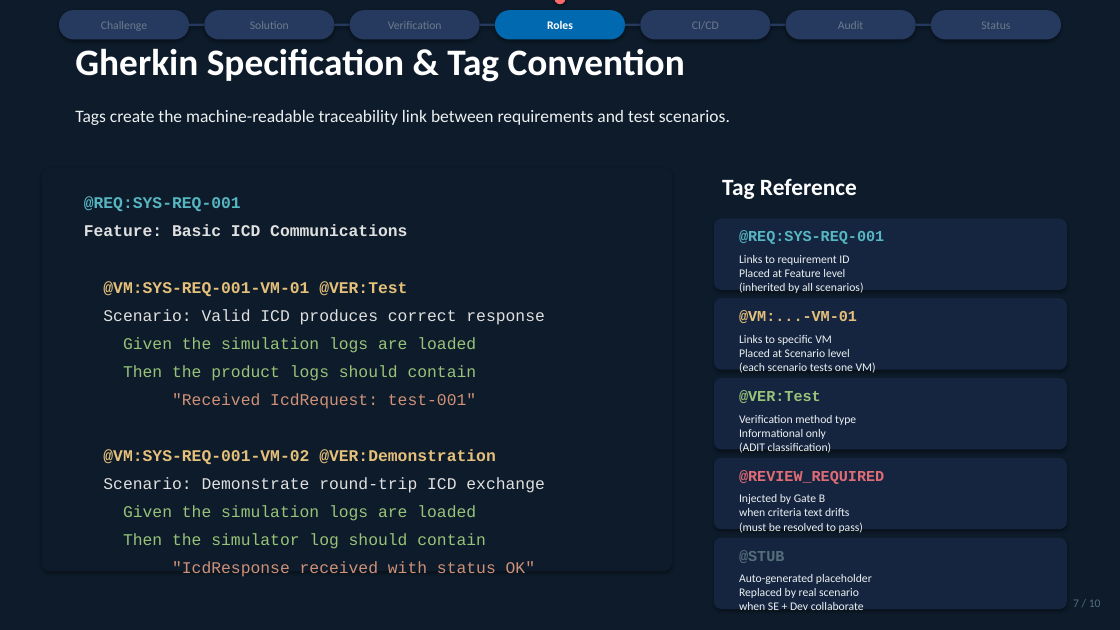
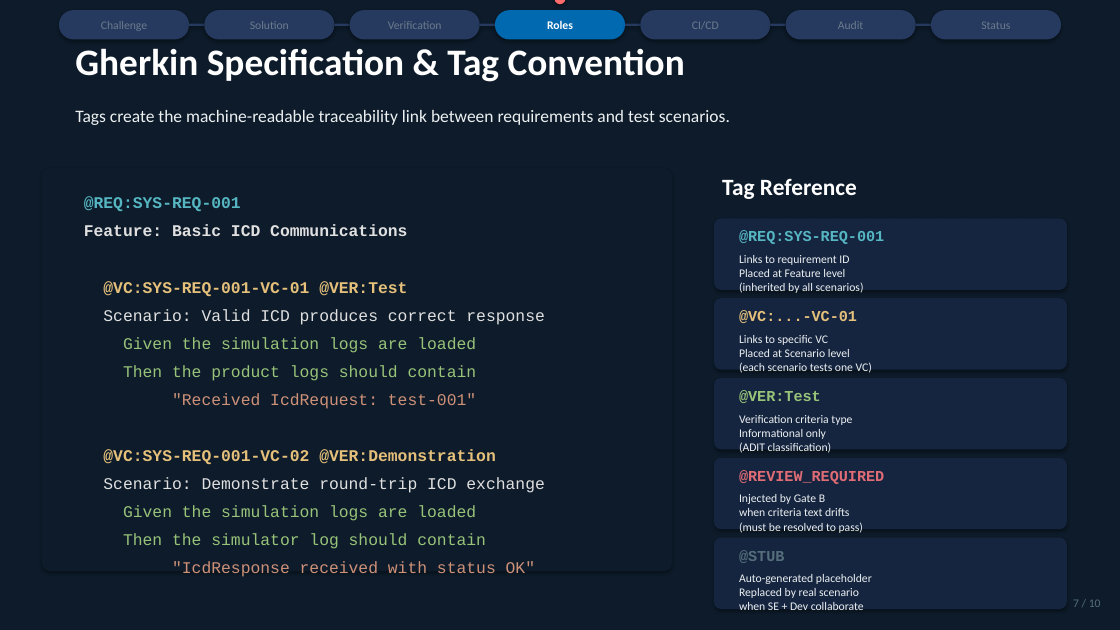
Before and after one commit to blake-perkins/product-pipeline, a slide deck: slide 7 of docs/presentations/MBSE_Pipeline_Executive_Brief.pptx. Drawn at 1120x630 pixels with LibreOffice and Linux fonts; fonts in the diff are those of the drawing. Boxes give left, top, right and bottom in pixels: in the first picture for what was removed or moved away, otherwise in the second. Text is boxed around its words. In the diff, an @@ line names an element or a change of style, - is before the commit and + after.

```diff
--- a/docs/presentations/MBSE_Pipeline_Executive_Brief.pptx
+++ b/docs/presentations/MBSE_Pipeline_Executive_Brief.pptx
@@ text at (x1=103, y1=281, x2=407, y2=296): text changed @@
-@VM:SYS-REQ-001-VM-01 @VER:Test
+@VC:SYS-REQ-001-VC-01 @VER:Test
@@ text at (x1=739, y1=310, x2=857, y2=323): text changed @@
-@VM:...-VM-01
+@VC:...-VC-01
@@ text at (x1=739, y1=335, x2=872, y2=373): text changed @@
-Links to specific VM
-Placed at Scenario level
-(each scenario tests one VM)
+Links to specific VC
+Placed at Scenario level
+(each scenario tests one VC)
@@ text at (x1=739, y1=415, x2=852, y2=453): text changed @@
-Verification method type
-Informational only
-(ADIT classification)
+Verification criteria type
+Informational only
+(ADIT classification)
@@ text at (x1=103, y1=449, x2=496, y2=464): text changed @@
-@VM:SYS-REQ-001-VM-02 @VER:Demonstration
+@VC:SYS-REQ-001-VC-02 @VER:Demonstration
```
Also in this commit, not shown: 5 other slides changed, 1 other file.
